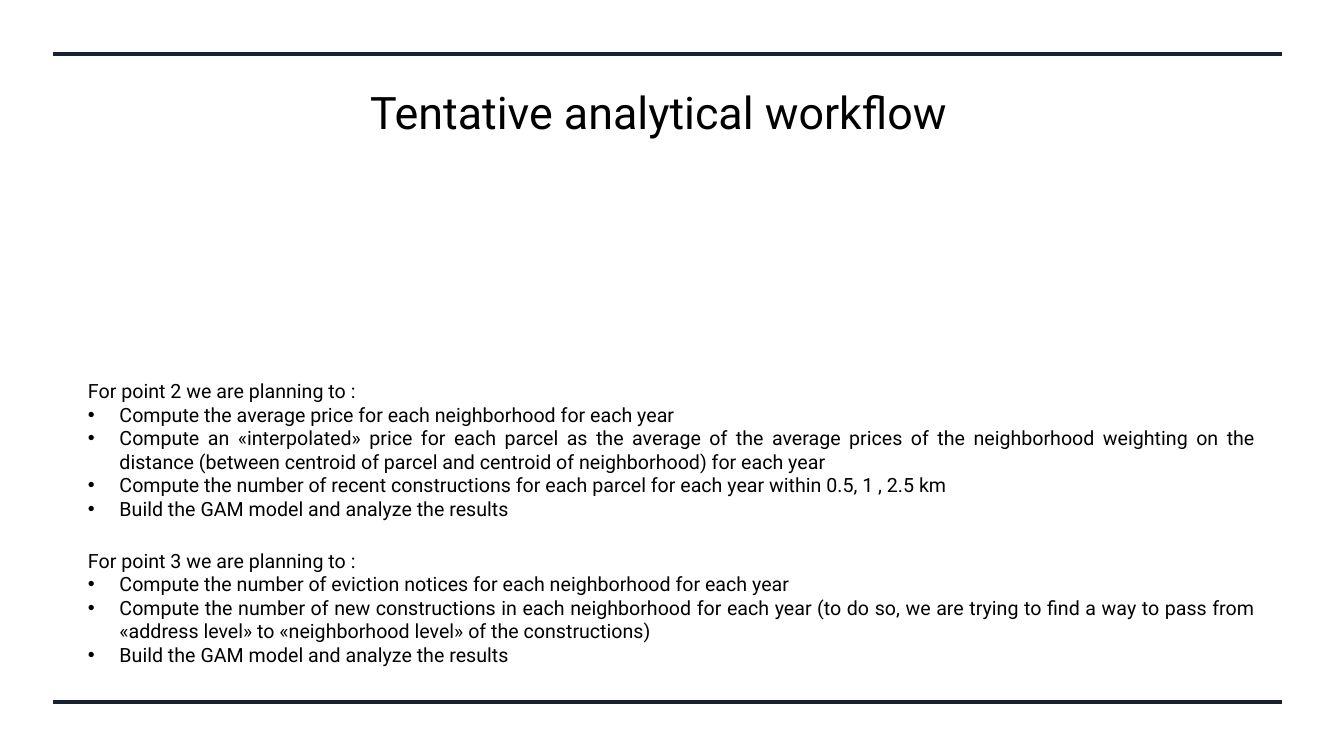
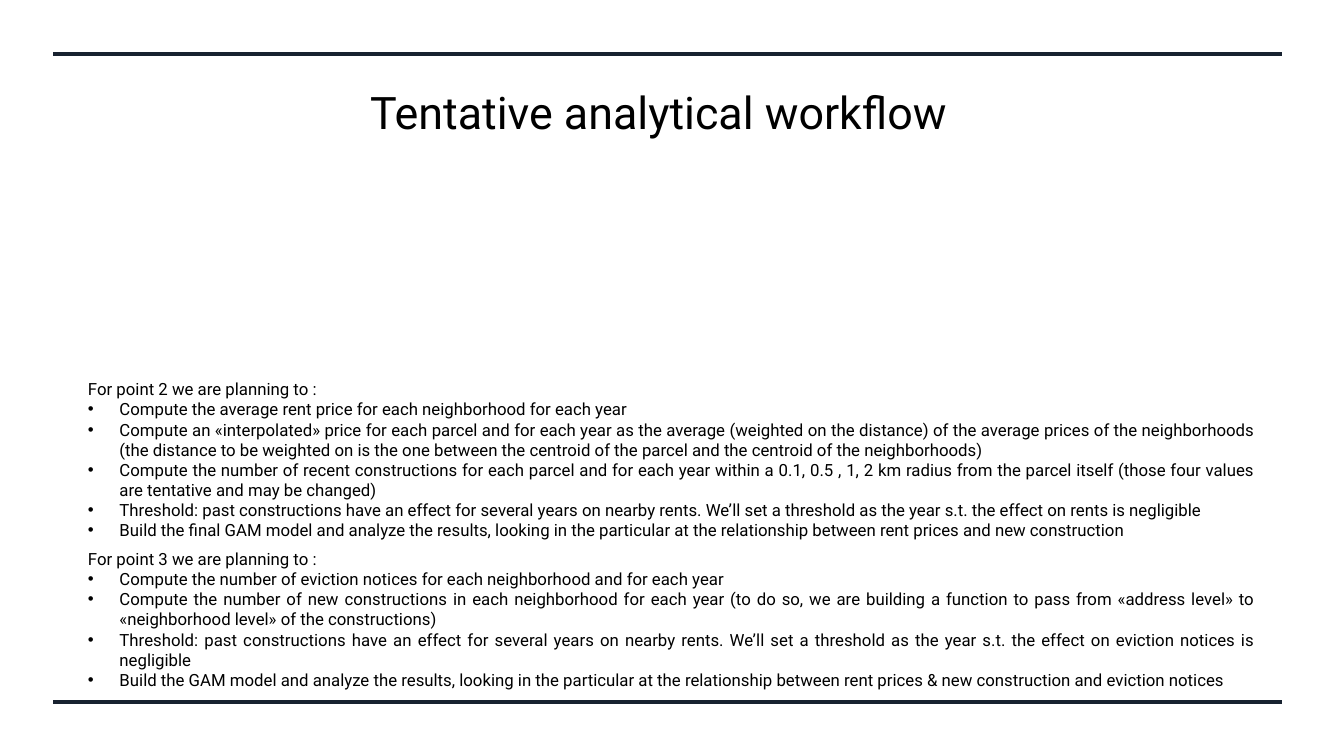
Before and after one commit to pietrobogani/SF-houses, a slide deck: slide 4 of ppt_parziale.pptx. Drawn at 1344x756 pixels with LibreOffice and Linux fonts; fonts in the diff are those of the drawing; grey boxes stand for pictures. Boxes give left, top, right and bottom in pixels: in the first picture for what was removed or moved away, otherwise in the second. Text is boxed around its words. In the diff, an @@ line names an element or a change of style, - is before the commit and + after.

```diff
--- a/ppt_parziale.pptx
+++ b/ppt_parziale.pptx
@@ text at box(88, 382, 308, 399): size 14 to 12 pt in "For point 2 we are planning to ..." @@
@@ text at box(119, 402, 1254, 540): text changed; size 14 to 12 pt @@
-• Compute the average price for each neighborhood for each year
-• Compute an «interpolated» price for each parcel as the average of the average prices of the neighborhood weighting on the distance (between centroid of parcel and centroid of neighborhood) for each year
-• Compute the number of recent constructions for each parcel for each year within 0.5, 1 , 2.5 km
-• Build the GAM model and analyze the results
+• Compute the average rent price for each neighborhood for each year
+• Compute an «interpolated» price for each parcel and for each year as the average (weighted on the distance) of the average prices of the neighborhoods (the distance to be weighted on is the one between the centroid of the parcel and the centroid of the neighborhoods)
+• Compute the number of recent constructions for each parcel and for each year within a 0.1, 0.5 , 1, 2 km radius from the parcel itself (those four values are tentative and may be changed)
+• Threshold: past constructions have an effect for several years on nearby rents. We’ll set a threshold as the year s.t. the effect on rents is negligible
+• Build the final GAM model and analyze the results, looking in the particular at the relationship between rent prices and new construction
@@ text at box(88, 552, 308, 569): size 14 to 12 pt in "For point 3 we are planning to ..." @@
@@ text at box(119, 572, 1254, 690): text changed; size 14 to 12 pt @@
-• Compute the number of eviction notices for each neighborhood for each year
-• Compute the number of new constructions in each neighborhood for each year (to do so, we are trying to find a way to pass from «address level» to «neighborhood level» of the constructions)
-• Build the GAM model and analyze the results
+• Compute the number of eviction notices for each neighborhood and for each year
+• Compute the number of new constructions in each neighborhood for each year (to do so, we are building a function to pass from «address level» to «neighborhood level» of the constructions)
+• Threshold: past constructions have an effect for several years on nearby rents. We’ll set a threshold as the year s.t. the effect on eviction notices is negligible
+• Build the GAM model and analyze the results, looking in the particular at the relationship between rent prices & new construction and eviction notices
```
Also in this commit, not shown: 1 other file.
